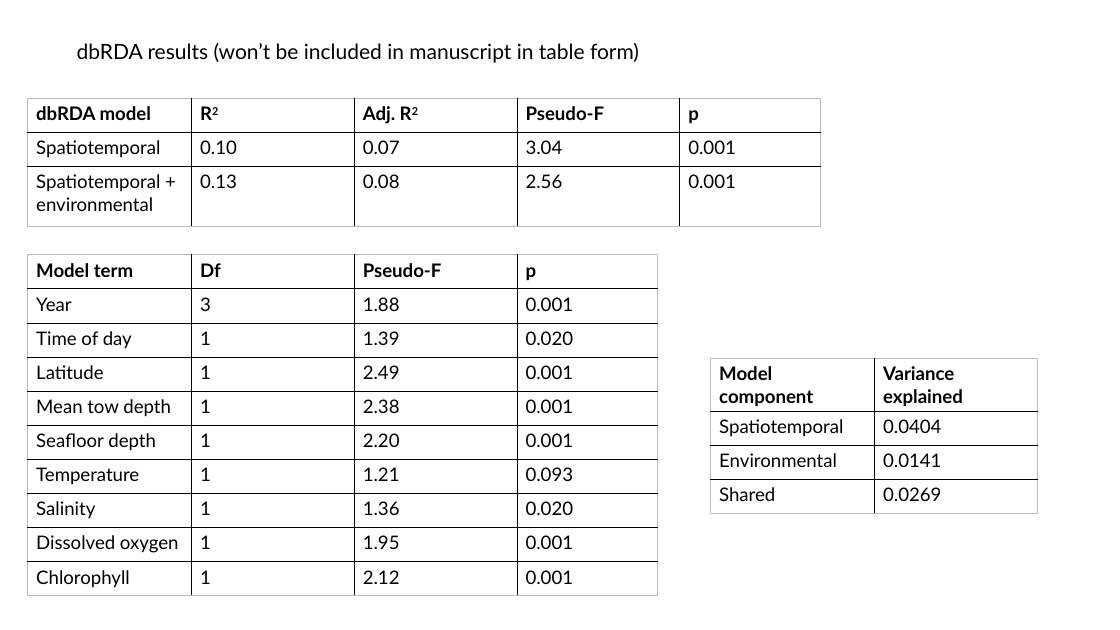
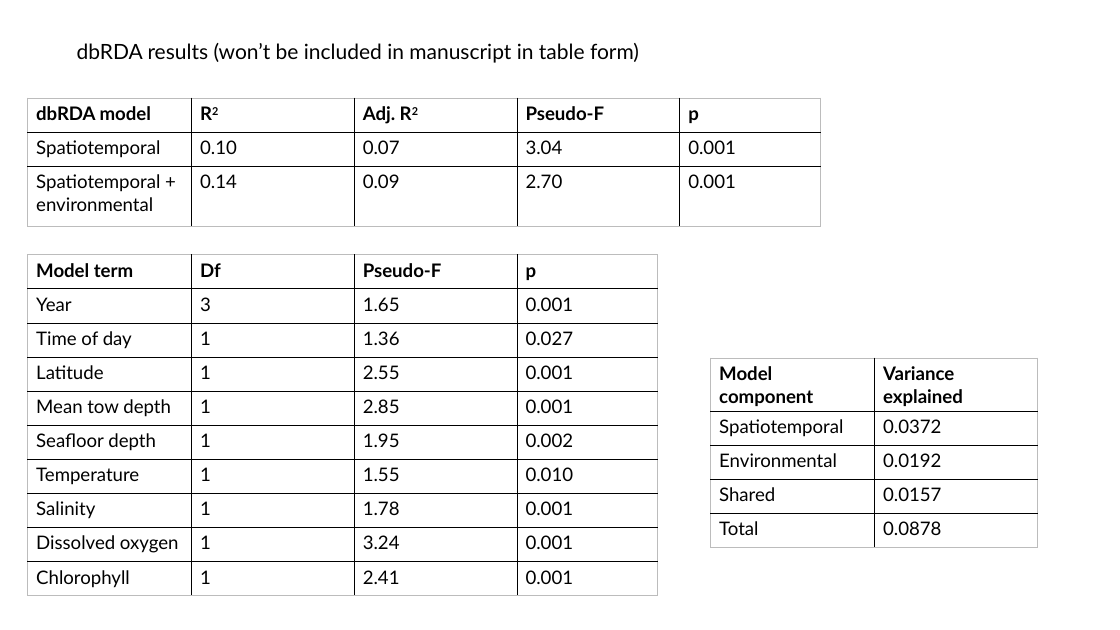
Before and after one commit to LukeABobay/larval-fish-community-analysis, a slide deck: slide 9 of Figures and tables final data set.pptx. Drawn at 1120x630 pixels with LibreOffice and Linux fonts; fonts in the diff are those of the drawing. Boxes give left, top, right and bottom in pixels: in the first picture for what was removed or moved away, otherwise in the second. Text is boxed around its words. In the diff, an @@ line names an element or a change of style, - is before the commit and + after.

```diff
--- a/Figures and tables final data set.pptx
+++ b/Figures and tables final data set.pptx
@@ table at (28,98,821,227) @@
-row 3: Spatiotemporal + environmental | 0.13 | 0.08 | 2.56 | 0.001
+row 3: Spatiotemporal + environmental | 0.14 | 0.09 | 2.70 | 0.001
@@ table at (28,255,658,596) @@
-row 2, column 3: 1.88
+row 2, column 3: 1.65
-row 3, column 3: 1.39
+row 3, column 3: 1.36
-row 3, column 4: 0.020
+row 3, column 4: 0.027
-row 4, column 3: 2.49
+row 4, column 3: 2.55
-row 5, column 3: 2.38
+row 5, column 3: 2.85
-row 6, column 3: 2.20
+row 6, column 3: 1.95
-row 6, column 4: 0.001
+row 6, column 4: 0.002
-row 7, column 3: 1.21
+row 7, column 3: 1.55
-row 7, column 4: 0.093
+row 7, column 4: 0.010
-row 8, column 3: 1.36
+row 8, column 3: 1.78
-row 8, column 4: 0.020
+row 8, column 4: 0.001
-row 9, column 3: 1.95
+row 9, column 3: 3.24
-row 10, column 3: 2.12
+row 10, column 3: 2.41
@@ table at (711,358,1038,548) @@
-row 2: Spatiotemporal | 0.0404
-row 3: Environmental | 0.0141
-row 4: Shared | 0.0269
+row 2: Spatiotemporal | 0.0372
+row 3: Environmental | 0.0192
+row 4: Shared | 0.0157
+row 5: Total | 0.0878
```
Also in this commit, not shown: 16 other files.
